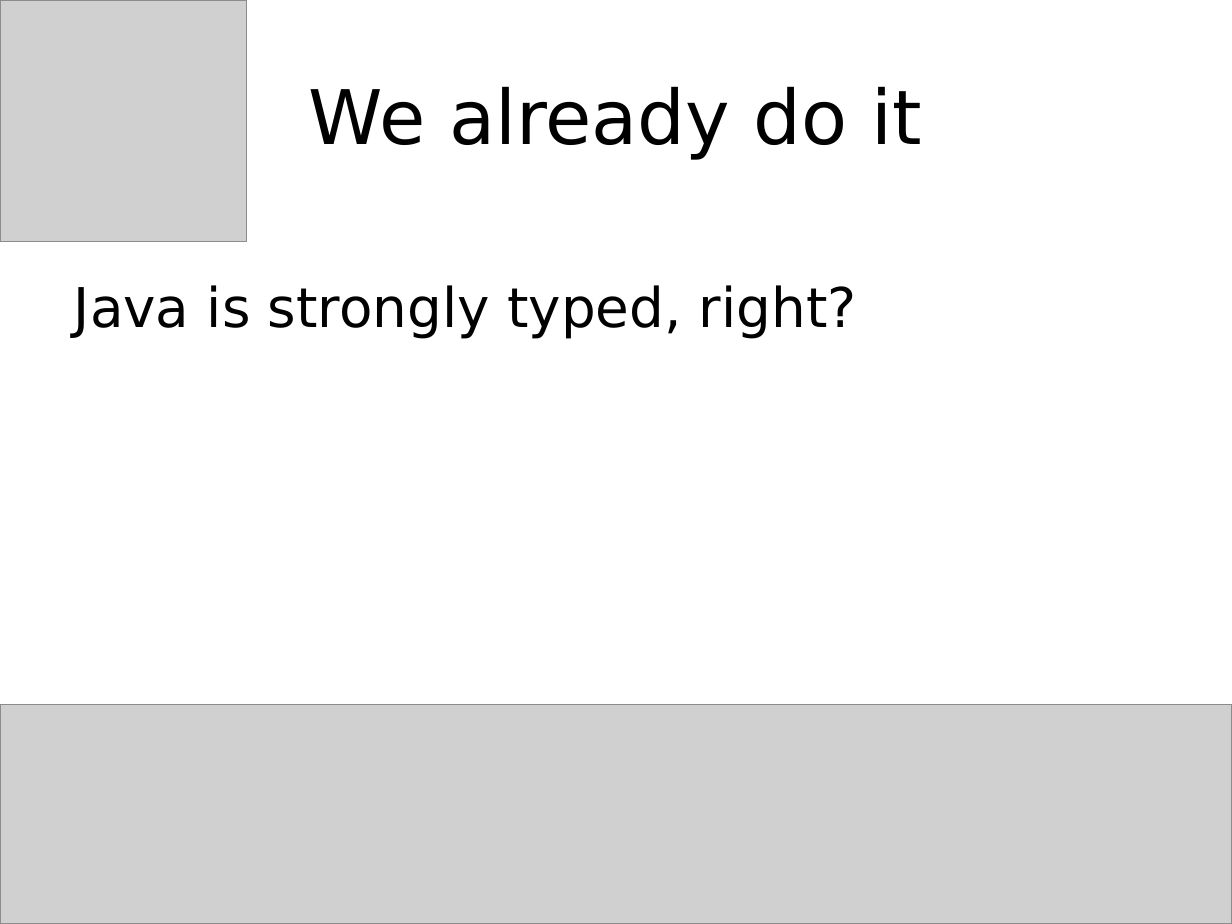
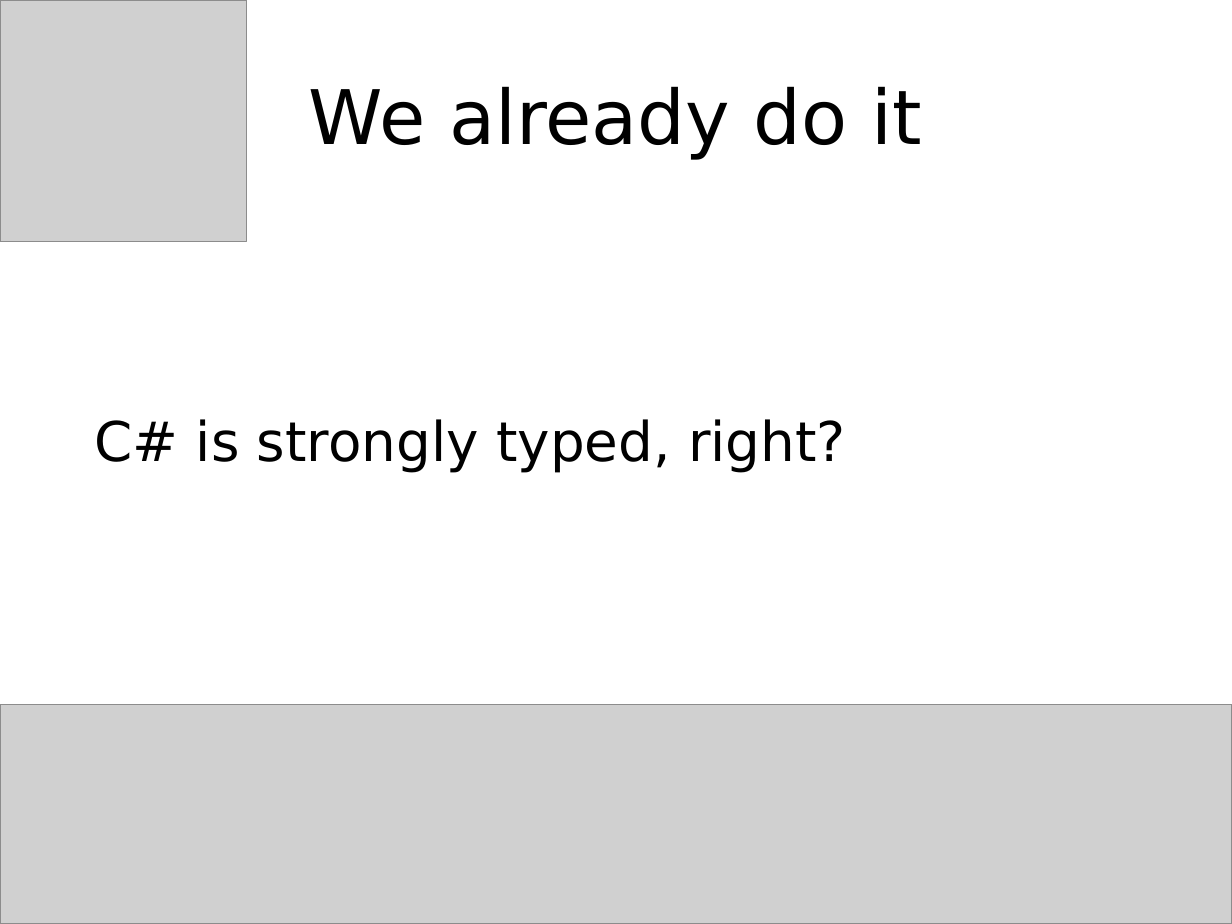
Before and after one commit to jessitron/fp4ood, a slide deck: slide 74 of FunctionalEye.pptx (slide 44 before the commit). Drawn at 1232x924 pixels with LibreOffice and Linux fonts; fonts in the diff are those of the drawing; grey boxes stand for pictures. Boxes give left, top, right and bottom in pixels: in the first picture for what was removed or moved away, otherwise in the second. Text is boxed around its words. In the diff, an @@ line names an element or a change of style, - is before the commit and + after.

```diff
--- a/FunctionalEye.pptx
+++ b/FunctionalEye.pptx
@@ text at (94,419,846,473): text changed @@
-Java is strongly typed, right?
+C# is strongly typed, right?
```
Also in this commit, not shown: 39 other slides changed, 37 slides added, 4 slides removed, 43 other files.
